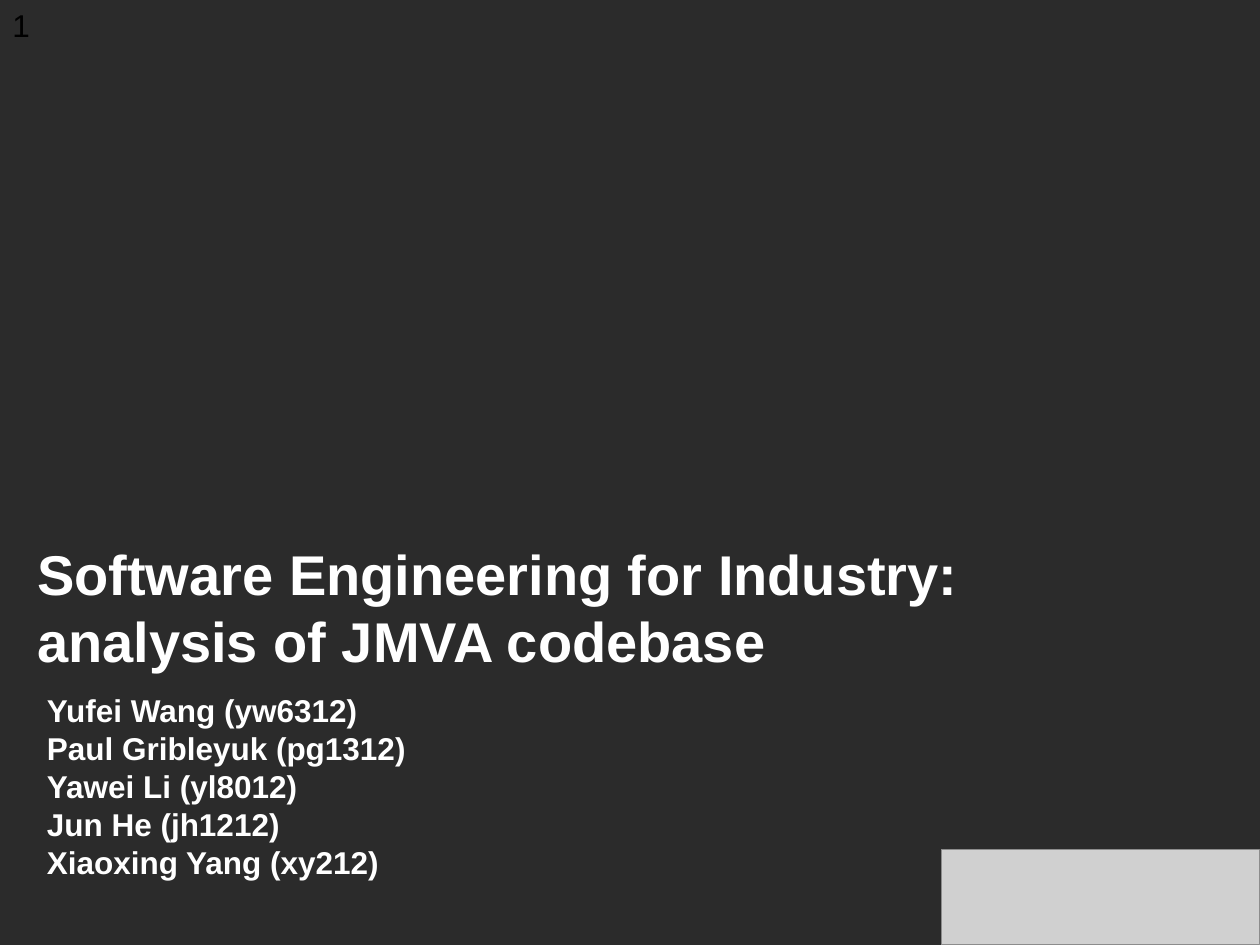
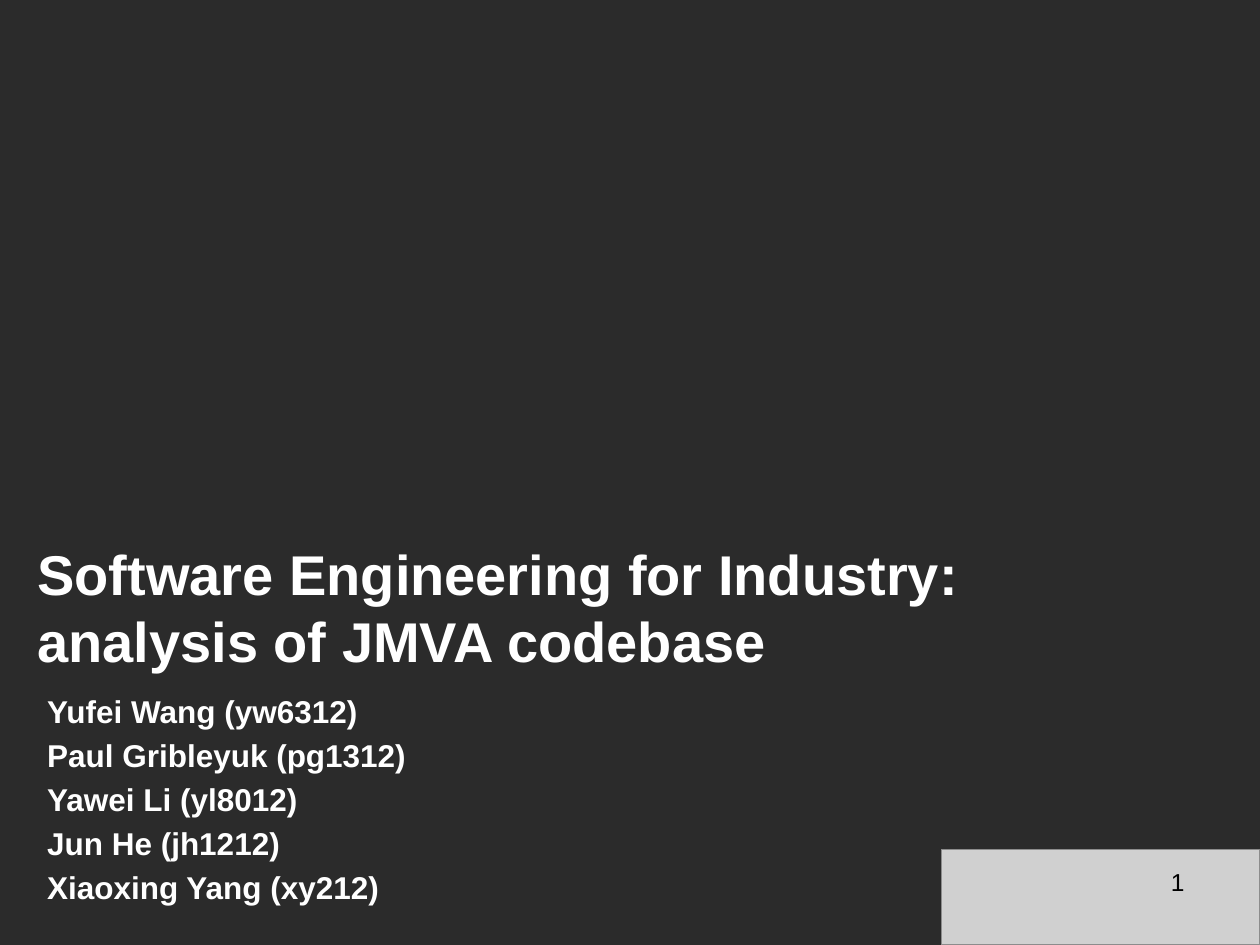
Before and after one commit to pavelgrib/SE_CW1, a slide deck: slide 1 of jmva_presentation.pptx. Drawn at 1260x945 pixels with LibreOffice and Linux fonts; fonts in the diff are those of the drawing; grey boxes stand for pictures; background and template pictures are left out; a plain dark background stands for a picture behind light text. Boxes give left, top, right and bottom in pixels: in the first picture for what was removed or moved away, otherwise in the second. Text is boxed around its words. In the diff, an @@ line names an element or a change of style, - is before the commit and + after.

```diff
--- a/jmva_presentation.pptx
+++ b/jmva_presentation.pptx
@@ subtitle "Yufei Wang (yw6312)" at [47,700,405,905]: more space between paragraphs @@
@@ page number: place and size @@
-page number at [12,16,30,37]
+page number at [1171,874,1185,891]
@@ page number at [1171,874,1185,891]: size 18 to 14 pt; alignment left to right @@
```
Also in this commit, not shown: 7 other slides changed, 1 slide added, 1 slide removed.
